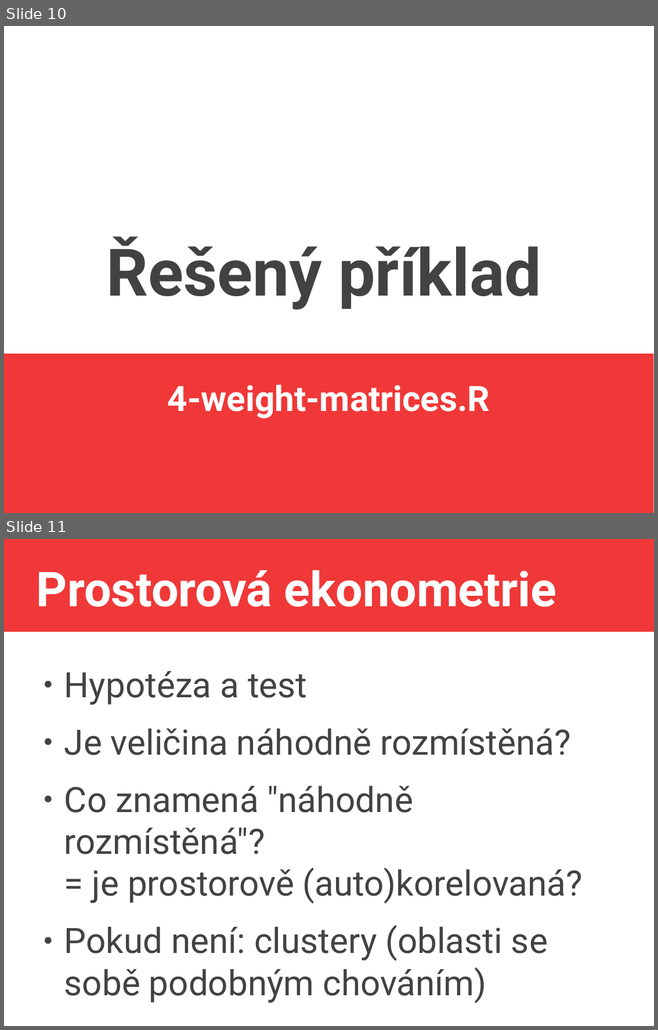
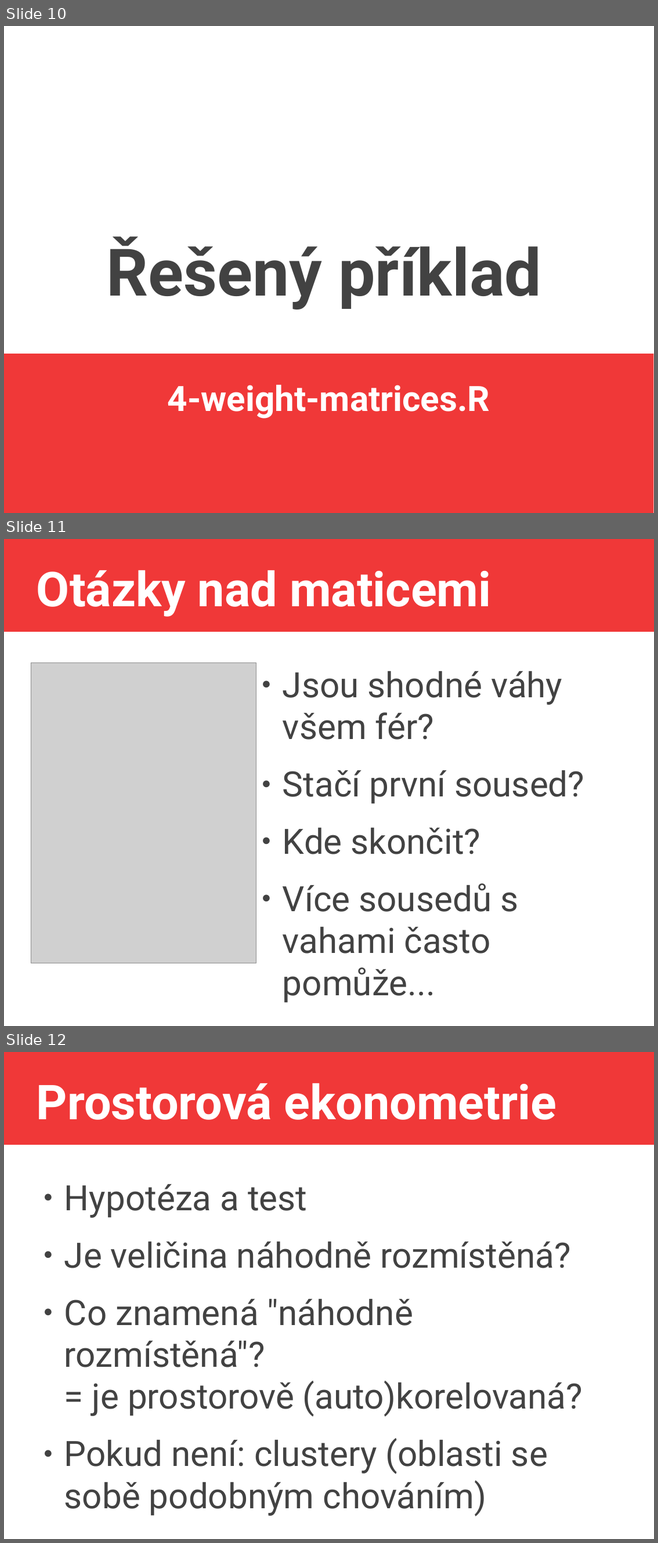
Before and after one commit to jlacko/4EK418, a slide deck: prez/8 - advanced calculations.odp. Shown one above the other, each under a label of ours: slides 10 and 11 before the commit, slides 10, 11 and 12 after it. The pictures are 658x1030 and 658x1543 pixels, drawn with LibreOffice and Linux fonts; fonts in the diff are those of the drawing; grey boxes stand for pictures. Boxes give left, top, right and bottom in pixels: in the first picture for what was removed or moved away, otherwise in the second. Text is boxed around its words. In the diff, an @@ line names an element or a change of style, - is before the commit and + after.

```diff
--- a/prez/8 - advanced calculations.odp
+++ b/prez/8 - advanced calculations.odp
@@ slide 11 added at <box>4,539,654,1026</box>, background #FFFFFF; not listed: 1 template element that a slide beside it also shows @@
@@ title added at <box>36,570,491,617</box>, 58.7 pt, text #FFFFFF, bold @@
+Otázky nad maticemi
@@ picture added at <box>31,663,256,964</box> @@
@@ text added at <box>282,671,584,954</box>, 42.7 pt, text #424242 @@
+● Jsou shodné váhy všem fér?
+● Stačí první soused?
+● Kde skončit?
+● Více sousedů s vahami často pomůže...
@@ what was slide 11 is now slide 12 @@
```
Also in this commit, not shown: 1 other file.
